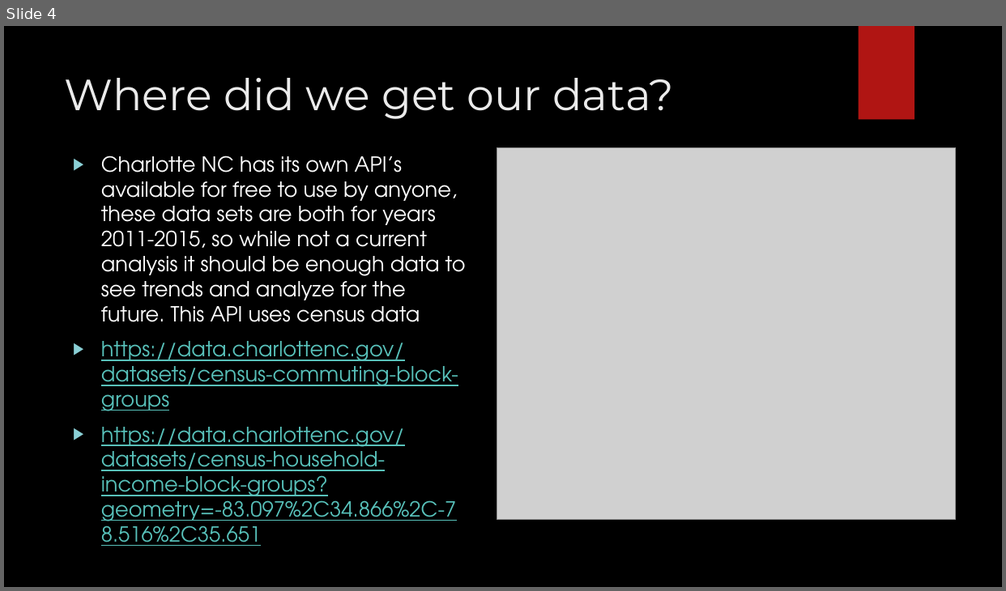
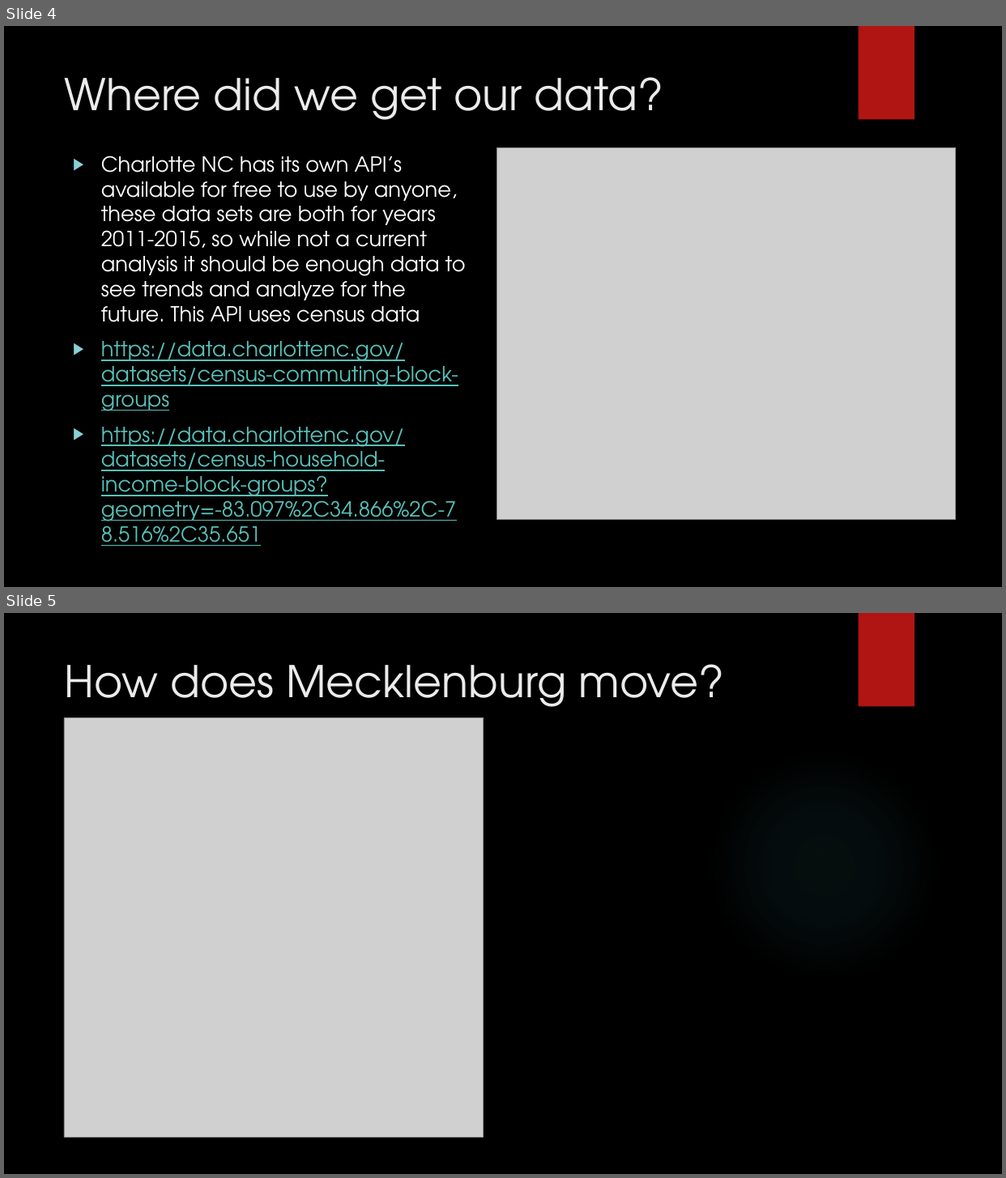
Before and after one commit to Apex8/Charlotte-income-vs-commute-analysis, a slide deck: Charlotte income vs commute.pptx. Shown one above the other, each under a label of ours: slide 4 before the commit, slides 4 and 5 after it. The pictures are 1006x591 and 1006x1178 pixels, drawn with LibreOffice and Linux fonts; fonts in the diff are those of the drawing; grey boxes stand for pictures; background and template pictures are left out. Boxes give left, top, right and bottom in pixels: in the first picture for what was removed or moved away, otherwise in the second. Text is boxed around its words. In the diff, an @@ line names an element or a change of style, - is before the commit and + after.

```diff
--- a/Charlotte income vs commute.pptx
+++ b/Charlotte income vs commute.pptx
@@ slide 5 added at <box>4,613,1002,1174</box>, background picture (left out); not listed: 1 template element that a slide beside it also shows @@
@@ title added at <box>65,664,725,707</box>, 42 pt, text #EBEBEB @@
+How does Mecklenburg move?
@@ picture added at <box>64,717,484,1137</box> @@
@@ ellipse added at <box>709,750,939,981</box>, fill gradient #50B9C1 @@
@@ slide 4 changed as well @@
@@ title "Where did we get our ..." at <box>65,77,663,120</box>: font Montserrat to TeX Gyre Adventor @@
```
Also in this commit, not shown: 3 other slides changed, 3 other slides added.
